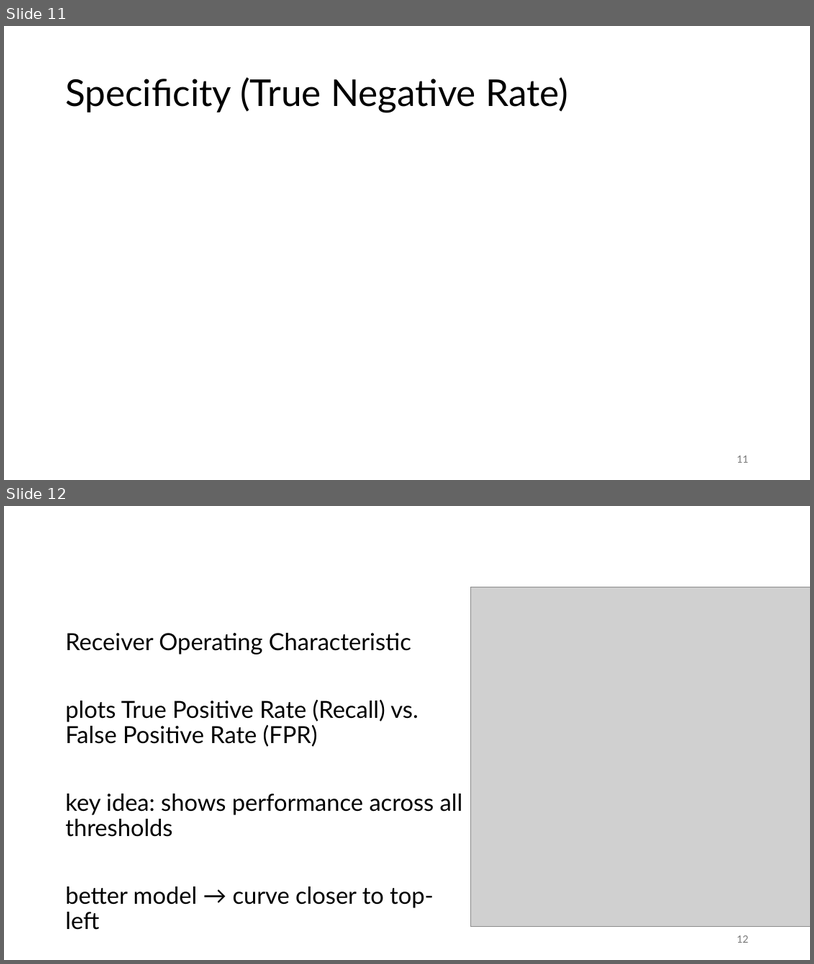
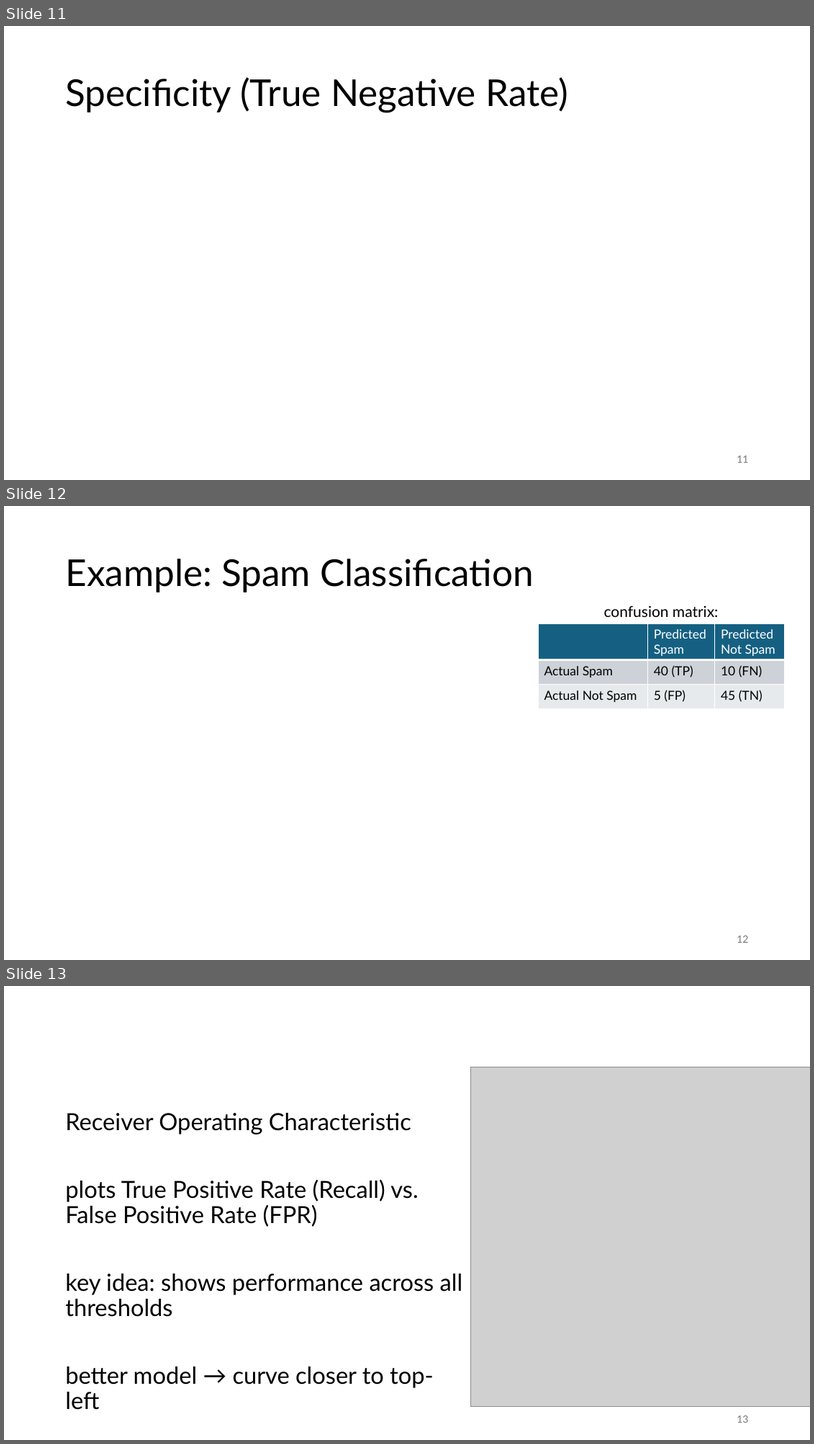
Before and after one commit to FelixWick/data_science, a slide deck: slides/7_model_evaluation.pptx. Shown one above the other, each under a label of ours: slides 11 and 12 before the commit, slides 11, 12 and 13 after it. The pictures are 814x964 and 814x1444 pixels, drawn with LibreOffice and Linux fonts; fonts in the diff are those of the drawing; grey boxes stand for pictures. Boxes give left, top, right and bottom in pixels: in the first picture for what was removed or moved away, otherwise in the second. Text is boxed around its words. In the diff, an @@ line names an element or a change of style, - is before the commit and + after.

Commit message:
added spam example

```diff
--- a/slides/7_model_evaluation.pptx
+++ b/slides/7_model_evaluation.pptx
@@ slide 12 added at bbox=[4, 506, 810, 960], background #FFFFFF @@
@@ title added at bbox=[65, 559, 534, 592], 44 pt, text #000000 @@
+Example: Spam Classification
@@ text added at bbox=[604, 605, 718, 617], 18 pt, text #000000 @@
+confusion matrix:
@@ table added at bbox=[539, 623, 785, 708], 3 rows, 3 columns @@
+ | Predicted Spam | Predicted Not Spam
+Actual Spam | 40 (TP) | 10 (FN)
+Actual Not Spam | 5 (FP) | 45 (TN)
@@ page number added at bbox=[737, 935, 748, 942], 12 pt, text #797979 @@
+12
@@ what was slide 12 is now slide 13 @@
@@ page number at bbox=[737, 1415, 748, 1422]: text changed @@
-12
+13
```
Also in this commit, not shown: 1 other file.
